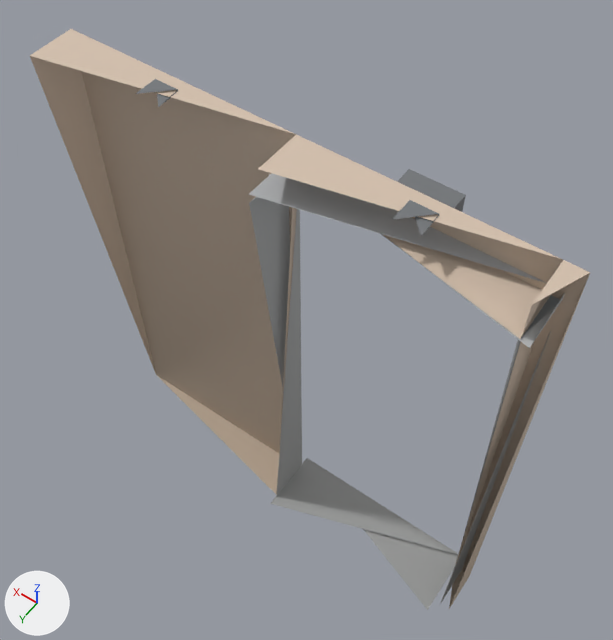
Two versions of the glTF model models/kit/doorWall_regocrete.glb, one commit apart.
Before and after are seen from a 50 mm lens placed at (-1.26, 1.61, 3.96), pointed at (0.0, -0.15, 1.19). Arrows for +X, +Y and +Z are at lower left; the lights stay in place. The older version comes first. Vertices at exactly the same position are counted once.

Script lines for the objects in view, before the commit:
```python
me_base = bpy.data.meshes.new('base')
me_base.from_pydata(...)  # 78 vertices, 114 faces; spans x -1.0..1.0, y -0.2..0.16, z 0.0..2.21
# faces by material slot: [18, 96]
me_base.materials.append(mat_concrete)
me_base.materials.append(mat_steel)
ob_doorwall_regocrete = bpy.data.objects.new('doorWall_regocrete', me_base)
ob_doorwall_regocrete.location = (0.0, 0.0, 0.0)
```
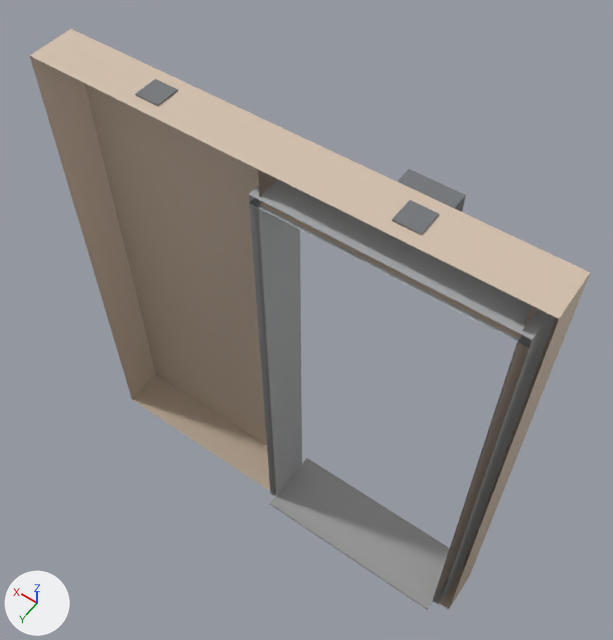
The change, as a list of edits to the scene's bpy script:
```text
Change me_base:
    used by ob_doorwall_regocrete; location = (0.0, 0.0, 0.0)
    remove me_base.from_pydata(...)  # 78 vertices, 114 faces; spans x -1.0..1.0, y -0.2..0.16, z 0.0..2.21
    add me_base.from_pydata(...)  # 92 vertices, 154 faces; spans x -1.0..1.0, y -0.2..0.16, z 0.0..2.21
    me_base part 1
    14 vertices are added at x -1.0..1.0, y 0.05..0.16, z 0.0..2.21
    12 new faces join them, mat_concrete
    28 new faces join them, mat_steel
```

Boxes (x1, y1, x2, y2) around the edits, measured in the pictures (613 x 640 px):
part 1 of me_base, added: after (30, 56, 590, 609)
